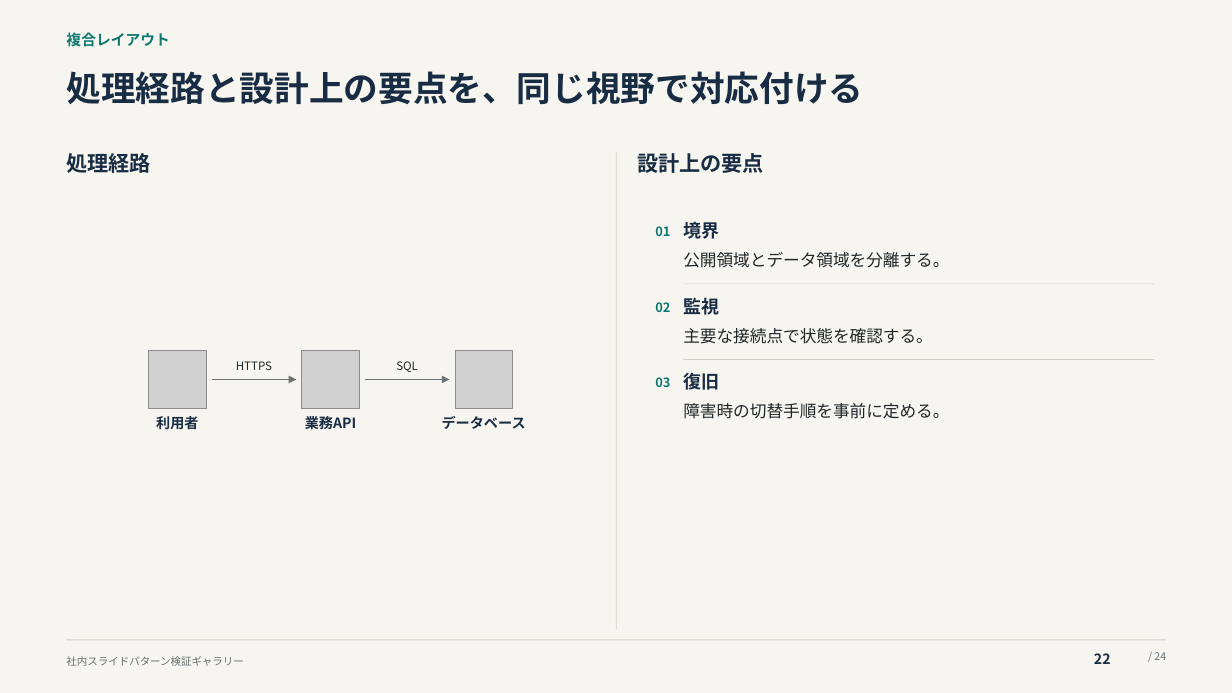
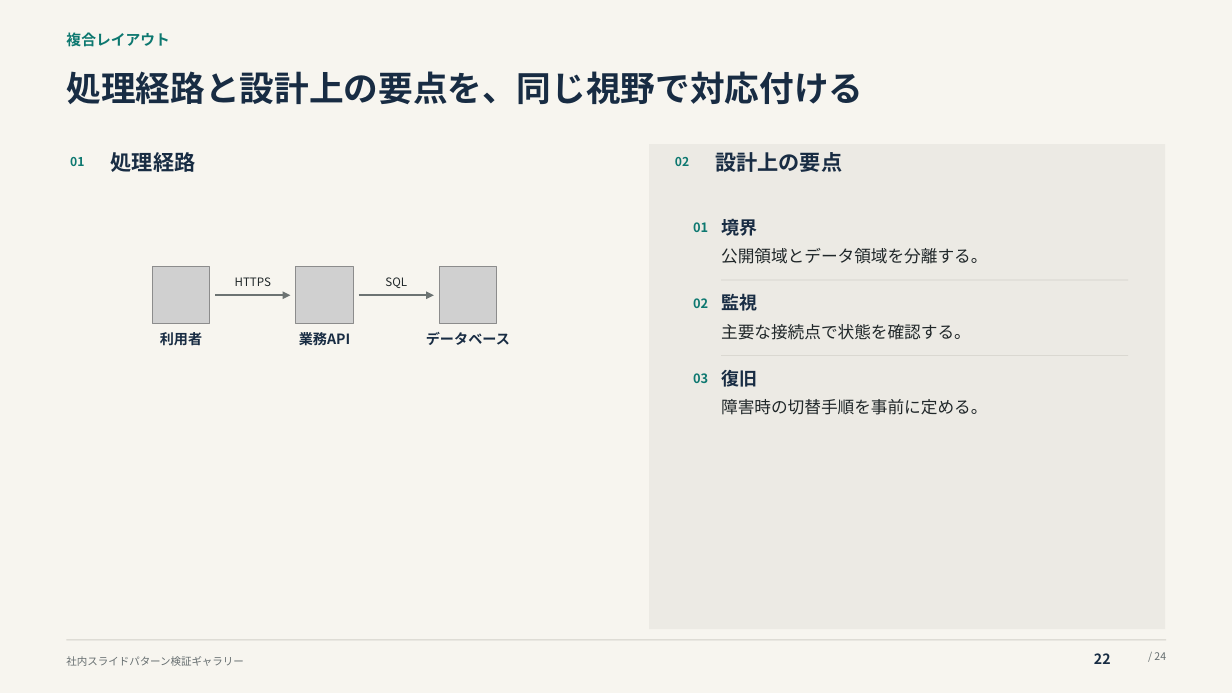
Before and after one commit to thinas1115/pptxdsl, a slide deck: slide 22 of examples/gallery/pattern_gallery.pptx. Drawn at 1232x693 pixels with LibreOffice and Linux fonts; fonts in the diff are those of the drawing; grey boxes stand for pictures. Boxes give left, top, right and bottom in pixels: in the first picture for what was removed or moved away, otherwise in the second. Text is boxed around its words. In the diff, an @@ line names an element or a change of style, - is before the commit and + after.

Commit message:
左右分割を編集レイアウトとして再設計

```diff
--- a/examples/gallery/pattern_gallery.pptx
+++ b/examples/gallery/pattern_gallery.pptx
@@ text "処理経路": place and size @@
-text "処理経路" at (66,153,150,173)
+text "処理経路" at (111,152,195,172)
@@ rectangle added at (649,144,1165,629), fill #ECEAE4 @@
@@ text "設計上の要点": place and size @@
-text "設計上の要点" at (637,153,764,173)
+text "設計上の要点" at (716,152,843,172)
@@ text added at (70,157,84,166), 9.5 pt, text #0D7870, bold @@
+01
@@ rectangle removed at (616,152,616,629) @@
@@ text added at (675,157,689,166), 9.5 pt, text #0D7870, bold @@
+02
@@ text "境界": place and size @@
-text "境界" at (683,222,719,239)
+text "境界" at (721,219,757,236)
@@ picture: place and size @@
-picture at (149,351,206,409)
+picture at (152,267,210,324)
@@ picture: place and size @@
-picture at (302,351,360,409)
+picture at (296,267,353,324)
@@ picture: place and size @@
-picture at (455,351,512,409)
+picture at (439,267,496,324)
@@ text "公開領域とデータ領域を分離する。": place and size @@
-text "公開領域とデータ領域を分離する。" at (683,252,949,268)
+text "公開領域とデータ領域を分離する。" at (721,248,987,264)
@@ arrow moved from (212, 380) - (297, 380) to (215, 296) - (290, 296) @@
@@ text "HTTPS": place and size @@
-text "HTTPS" at (236,361,272,370)
+text "HTTPS" at (235,277,271,286)
@@ arrow moved from (365, 380) - (449, 380) to (359, 296) - (433, 296) @@
@@ text "SQL": place and size @@
-text "SQL" at (396,361,418,372)
+text "SQL" at (385,277,407,288)
@@ text "監視": place and size @@
-text "監視" at (683,298,719,315)
+text "監視" at (721,294,757,311)
@@ rectangle: place and size @@
-rectangle at (683,284,1153,285)
+rectangle at (721,280,1128,281)
@@ rectangle "利用者": place and size @@
-rectangle "利用者" at (150,413,206,433)
+rectangle "利用者" at (153,329,210,348)
@@ rectangle "業務API": place and size @@
-rectangle "業務API" at (305,416,356,430)
+rectangle "業務API" at (291,329,358,348)
@@ text "データベース": place and size @@
-text "データベース" at (442,416,526,429)
+text "データベース" at (426,332,510,345)
@@ text "主要な接続点で状態を確認する。": place and size @@
-text "主要な接続点で状態を確認する。" at (683,328,933,344)
+text "主要な接続点で状態を確認する。" at (721,324,971,340)
@@ rectangle: place and size @@
-rectangle at (683,360,1153,360)
+rectangle at (721,356,1128,357)
@@ 3 texts: place and size @@
-3 texts at (655,226,670,387)
+3 texts at (693,222,708,383)
@@ text "復旧": place and size @@
-text "復旧" at (683,373,719,390)
+text "復旧" at (721,370,757,387)
@@ text "障害時の切替手順を事前に定める。": place and size @@
-text "障害時の切替手順を事前に定める。" at (683,403,949,419)
+text "障害時の切替手順を事前に定める。" at (721,399,987,415)
```
Also in this commit, not shown: 2 other slides changed, 1 other file.
